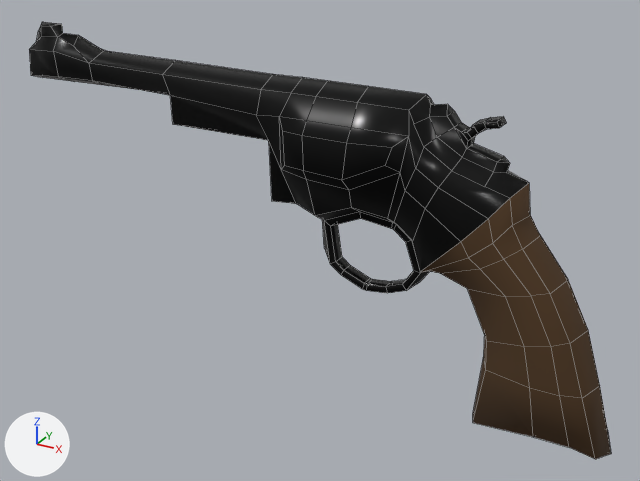
One commit to the Blender file Assets/Models/Revolver.blend: the scene before it, then after it.
Before and after are seen from a 50 mm camera at (0.201, -0.432, 0.214) aimed at (-0.038, 0.002, -0.003). The axes (+X, +Y, +Z) are drawn at lower left. The lights are the same throughout. Mesh edges are drawn as thin lines.

Script lines for the objects in view, before the commit:
```python
mat_material_001 = principled_material('Material.001')
mat_material_001.base_color = (0.0783, 0.0381, 0.0121)  # brown #4f371d
mat_material_001.roughness = 0.922
me_cube_001 = bpy.data.meshes.new('Cube.001')
me_cube_001.from_pydata(...)  # 304 vertices, 300 faces; spans x -0.254..0.148, y -0.029..0.029, z -0.093..0.111
me_cube_001.polygons.foreach_set('use_smooth', [True] * 300)
# faces by material slot: [66, 234]
me_cube_001.materials.append(mat_material_001)  # brown #4f371d
me_cube_001.materials.append(mat_metal)  # black #2a2a2a
# before: 56 (0.108, 0.014, -0.087), 57 (0.104, 0.02, -0.052), 58 (0.108, -0.014, -0.087) at pixel (533, 437), 59 (0.104, -0.02, -0.052) at pixel (529, 387), 60 (0.099, 0.02, -0.028)
# before: 61 (0.099, -0.02, -0.028) at pixel (524, 346), 62 (0.086, 0.02, -0.001), 63 (0.086, -0.02, -0.001) at pixel (505, 296), 64 (0.071, 0.02, 0.012), 65 (0.071, -0.02, 0.012) at pixel (479, 268)
ob_cube = bpy.data.objects.new('Cube', me_cube_001)
ob_cube.location = (0.0, 0.0, 0.0)
```
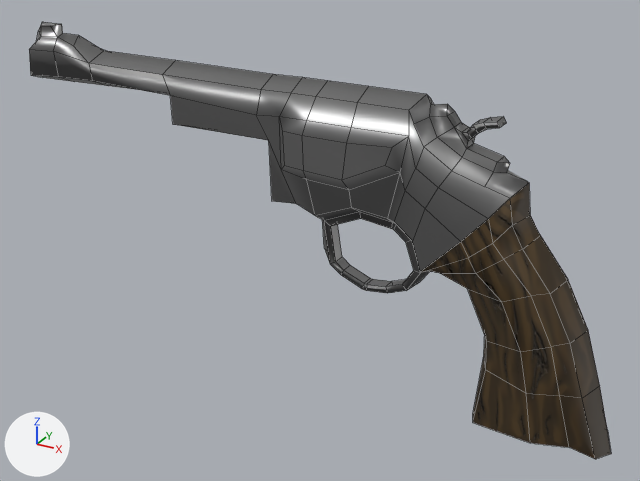
Edits to the bpy script that builds the scene:
```text
Add img_roughness:
    img_roughness = load_image('Roughness', '_unpacked/Roughness', 1024, 1024, 'sRGB')
Add img_handle:
    img_handle = load_image('Handle', '_unpacked/Handle', 1024, 1024, 'sRGB')
Change mat_material_001:
    remove # nodes: BsdfPrincipled, OutputMaterial
    remove # colours: brown #4f371d
    nodes: BrightContrast, BsdfPrincipled, Invert, OutputMaterial, TexImage, ValToRGB
    colours: white #ffffff, black #000000
    uses the picture img_handle
Add mat_metal_001:
    mat_metal_001 = bpy.data.materials.new('Metal.001')
    # colours: grey #939393, dark grey #535353, black #000000, white #ffffff
    # uses the picture img_roughness
Change me_cube_001:
    where me_cube_001.from_pydata(...)  # 304 vertices, 300 faces; spans x -0.254..0.148, y -0.029..0.029, z -0.093..0.111
    used by ob_cube; location = (0.0, 0.0, 0.0)
    me_cube_001 part 1
    add for i in [58, 59, 61, 63, 65]: me_cube_001.vertices[i].co += Vector((0.0, -0.006, 0.0))
    add for i in [56, 57, 60, 62, 64]: me_cube_001.vertices[i].co += Vector((0.0, 0.006, 0.0))
    me_cube_001 part 2: texture (UV) coordinates of 300 of 300 faces, centred in x -0.25..0.139, y -0.028..0.028, z -0.09..0.11, changed; they spanned u 0.12..0.88, v 0.0..1.0 and now span u 0.0..0.97, v 0.0..1.0
    remove me_cube_001.materials.append(mat_metal)  # black #2a2a2a
    add me_cube_001.materials.append(mat_metal_001)
Change ob_cube:
    add _m = ob_cube.modifiers.new('WeightedNormal', 'WEIGHTED_NORMAL')
    add _m.weight = 100
    add _m.thresh = 0.0
```

Location of each change, (x1, y1, x2, y2) in pixels of the pictures (640 x 481 px; the box of a moved part takes in the faces that stretch with it):
'Cube', surface changed, recoloured, reshaped, modifiers changed (black to grey)
    both: (29, 22, 611, 459)
part 1 of me_cube_001, moved or reshaped
    both: (427, 244, 569, 447)
part 2 of me_cube_001, surface changed (black to grey)
    both: (29, 22, 611, 459)
